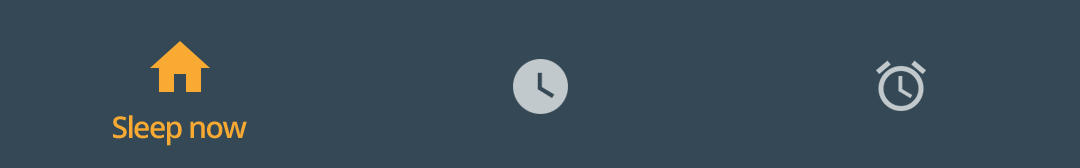
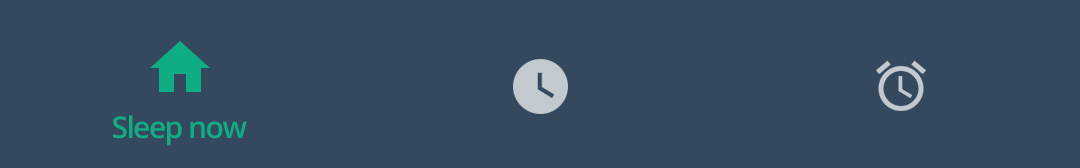
Layered file, before and after one edit (w=1080, h=168). Changes by layer:
painted on "background" over [0, 0, 1080, 168]
